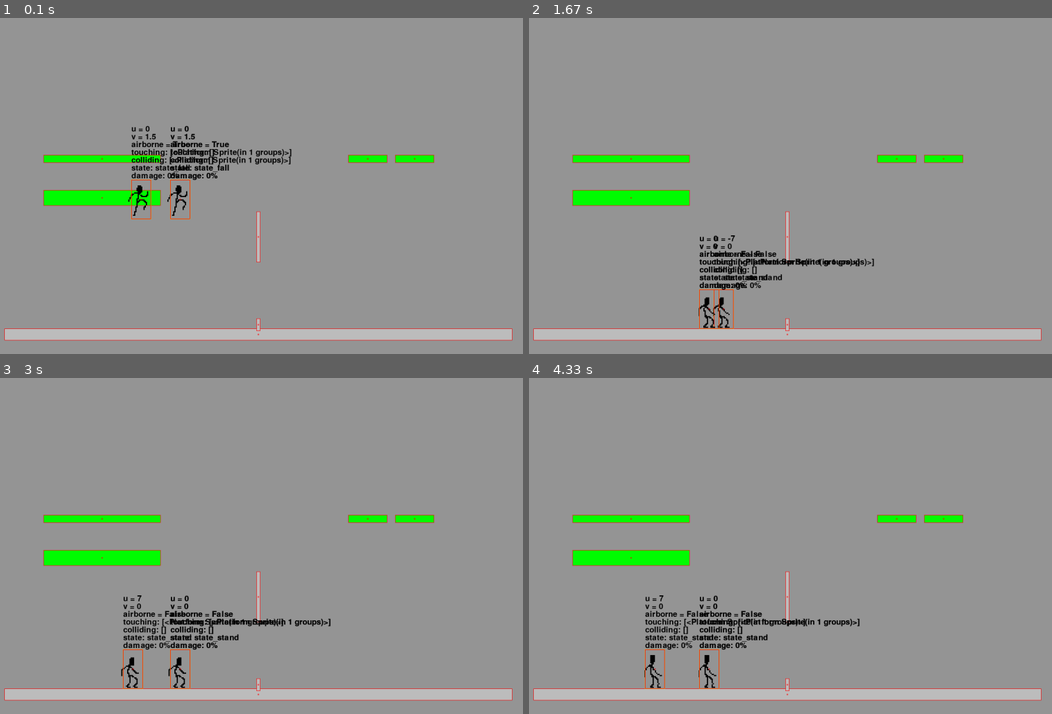
Above: before the commit, frames 1-4 (two rows, left to right).
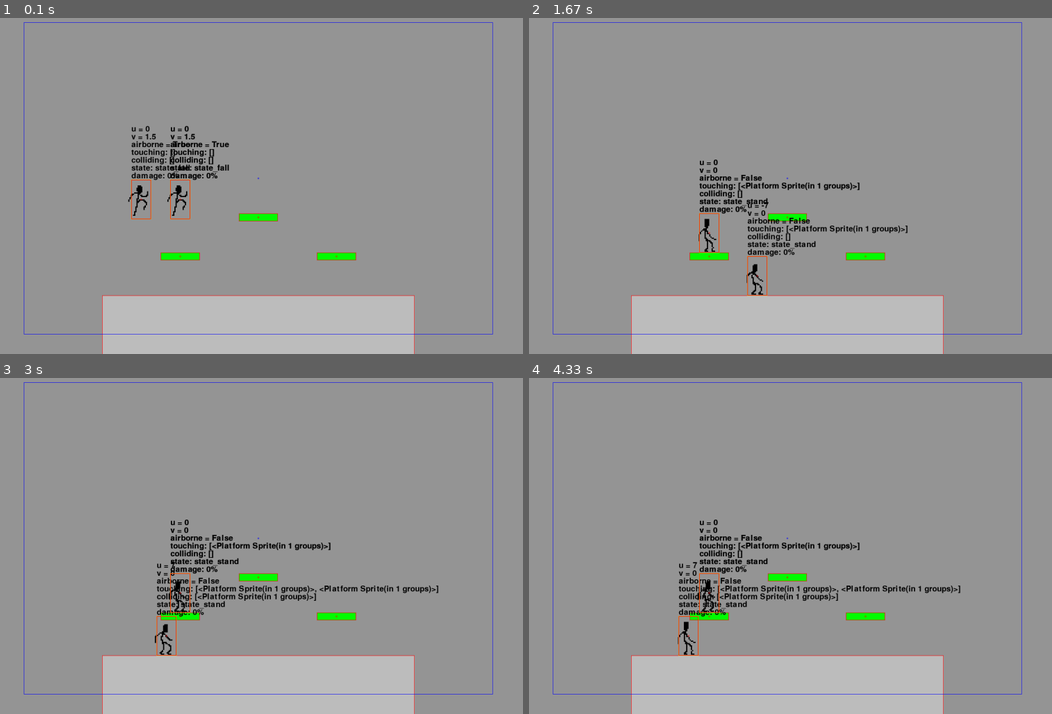
Above: after the commit, the same moments.

Repository: binnev/pygame_sandbox
Game: pygame game, started from fighting_game/__main__.py
The game is run twice, just before and just after one commit, with the same random seed, the same clock (stepped at 60 frames per second) and the same inputs.
Inputs:
- Up to frame 1 (0.1 s): no input
- Up to frame 2 (1.67 s): hold D 0.33-0.8 s; hold D 0.83-1.3 s; hold A from 1.33 s (still down)
- Up to frame 3 (3 s): release A at 1.87 s; hold A 2.23-2.63 s; hold D from 2.67 s (still down)
- Up to frame 4 (4.33 s): release D at 3.3 s; hold A 3.73-4.2 s; hold D from 4.23 s (still down)

The runs differ from the first frame. In frame 1, 14% of the frame differs, in the area x 0-99%, y 1-100%; in frame 2, 16%; in frame 3, 17%; in frame 4, 17%.

Commit message:
Added a battlefield level. Added blastzone to Level class.

Diff:
--- a/fighting_game/groups.py
+++ b/fighting_game/groups.py
@@ -4,7 +4,7 @@
 from pygame import Surface
 from pygame.sprite import Sprite
 
-from fighting_game.objects import HitHandler
+from fighting_game.objects import HitHandler, BlastZone
 
 
 class Group(pygame.sprite.Group):
@@ -65,6 +65,7 @@
 
     parental_name = "level"
     screen_shake: int
+    blastzone: BlastZone
 
     def __init__(self):
         super().__init__()
@@ -74,6 +75,7 @@
         self.projectiles = Group()
         self.particle_effects = Group()
         self.hitboxes = Group()
+        self.invisible_elements = Group()
         self.groups = [
             self.background,
             self.platforms,
@@ -81,6 +83,7 @@
             self.projectiles,
             self.particle_effects,
             self.hitboxes,
+            self.invisible_elements,
         ]
         self.state = self.main
         self.hit_handler = HitHandler()
@@ -104,6 +107,9 @@
     def add_particle_effect(self, *objects):
         self.add_to_group(*objects, group=self.particle_effects)
 
+    def add_invisible_element(self, *objects):
+        self.add_to_group(*objects, group=self.invisible_elements)
+
     def main(self):
         self.hit_handler.handle_hits(self.hitboxes, [*self.characters, *self.projectiles])
         self.hitboxes.kill()
--- a/fighting_game/levels.py
+++ b/fighting_game/levels.py
@@ -1,6 +1,6 @@
+from fighting_game.conf import SCREEN_WIDTH, SCREEN_HEIGHT
 from fighting_game.groups import Level
-from fighting_game.objects import Platform
-from fighting_game.conf import SCREEN_WIDTH, SCREEN_HEIGHT
+from fighting_game.objects import Platform, BlastZone
 
 
 class DefaultLevel(Level):
@@ -35,3 +35,36 @@
             self.droppable3,
             self.droppable4,
         )
+
+
+class Battlefield(Level):
+    def __init__(self):
+        super().__init__()
+
+        ground = Platform(0, 0, 800, 1000)
+        ground.x = SCREEN_WIDTH // 2
+        ground.rect.top = SCREEN_HEIGHT - 150
+
+        left_platform = Platform(0, 0, 100, 20, droppable=True)
+        left_platform.x = ground.x - 200
+        left_platform.y = ground.rect.top - 100
+
+        right_platform = Platform(0, 0, 100, 20, droppable=True)
+        right_platform.x = ground.x + 200
+        right_platform.y = ground.rect.top - 100
+
+        top_platform = Platform(0, 0, 100, 20, droppable=True)
+        top_platform.x = ground.x
+        top_platform.y = ground.rect.top - 200
+
+        self.add_platform(
+            ground,
+            left_platform,
+            right_platform,
+            top_platform,
+        )
+
+        self.blast_zone = BlastZone(0, 0, 1200, 800)
+        self.blast_zone.x = ground.x
+        self.blast_zone.y = ground.rect.top - 300
+        self.add_invisible_element(self.blast_zone)
--- a/fighting_game/objects.py
+++ b/fighting_game/objects.py
@@ -89,6 +89,15 @@
         self.color = Color("green") if droppable else self.color
         self.image = Surface((width, height))
         self.image.fill(self.color)
+
+
+class BlastZone(Entity):
+    debug_color = Color("blue")
+
+    def __init__(self, x, y, width, height):
+        super().__init__()
+        self.rect = Rect(0, 0, width, height)
+        self.rect.center = (x, y)
 
 
 class Move:
--- a/fighting_game/scenes.py
+++ b/fighting_game/scenes.py
@@ -1,6 +1,6 @@
 from fighting_game.groups import Scene, Group
 from fighting_game.inputs import KeyboardInput
-from fighting_game.levels import DefaultLevel
+from fighting_game.levels import DefaultLevel, Battlefield
 from fighting_game.objects import Debugger, Debugger2
 
 
@@ -17,7 +17,7 @@
         self.state = self.setup
 
     def setup(self):
-        self.level = DefaultLevel()
+        self.level = Battlefield()
         self.levels.add(self.level)  # didn't pass a ref to self.
         self.player1 = Debugger(500, 500, input=self.game.keyboard)
         self.player2 = Debugger(600, 500, input=KeyboardInput())
